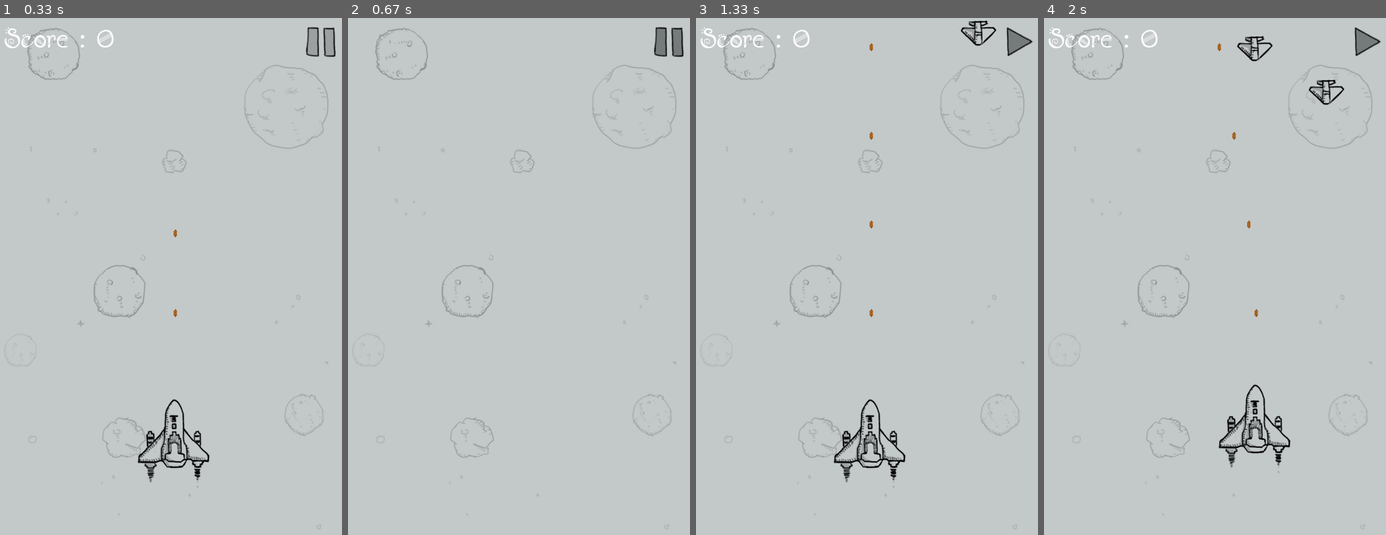
Above: before the commit, frames 1-4 (left to right).
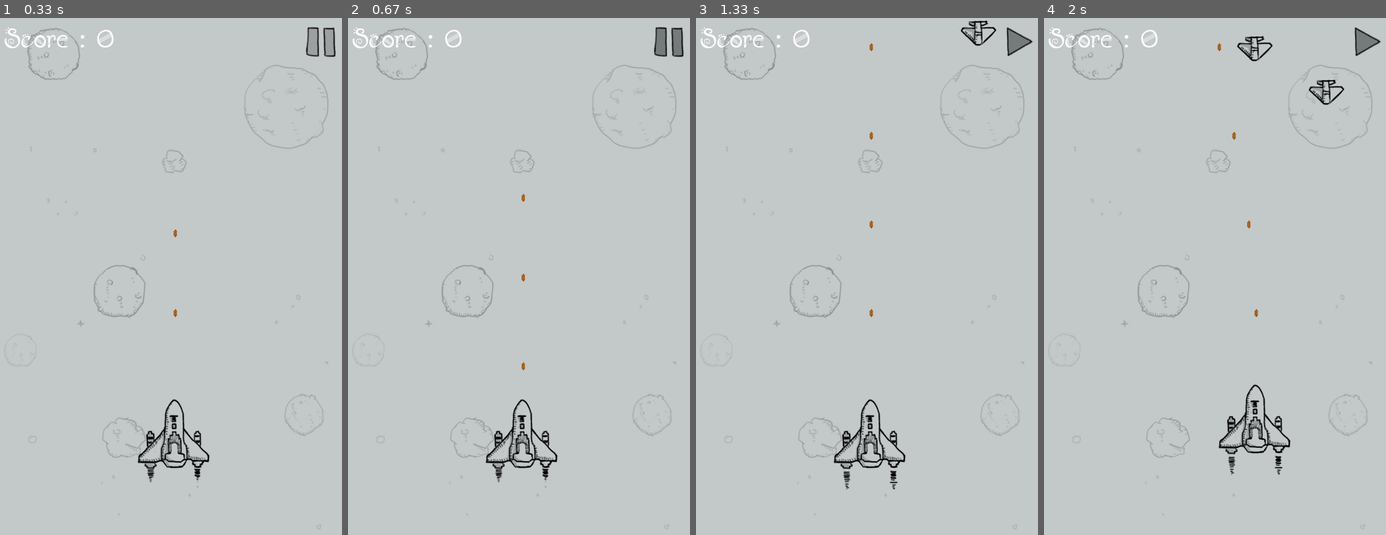
Above: after the commit, the same moments.

Repository: yuyi1266173/AircraftWar_PyGame
Game: pygame game, started from main.py
Same seed, same stepped clock (60 frames per second), same inputs: the game is played once before the commit and once after it.
Inputs (mouse positions are in pixels of both pictures, inside the frame that each line leads up to):
- Up to frame 1 (0.33 s): no input
- Up to frame 2 (0.67 s): click (669, 43) at 0.38 s
- Up to frame 3 (1.33 s): click (1017, 43) at 0.88 s
- Up to frame 4 (2 s): hold Right 1.33-1.8 s; hold Up from 1.83 s (still down)

Frame 1 is identical in both runs. In frame 2, 1.2% of the frame differs, in the area x 1-62%, y 1-91%; in frame 3, 0.1%; in frame 4, 0.1%.

Commit message:
change for pause

Diff:
--- a/main.py
+++ b/main.py
@@ -110,6 +110,12 @@
 			elif event.type == MOUSEBUTTONDOWN:
 				if event.button == 1 and paused_rect.collidepoint(event.pos):
 					paused = not paused
+
+					if paused:
+						pygame.mixer.music.pause()
+					else:
+						pygame.mixer.music.unpause()
+
 			elif event.type == MOUSEMOTION:
 				if paused_rect.collidepoint(event.pos):
 					if paused:
@@ -145,11 +151,17 @@
 					bullet1[bullet1_index].reset(me.rect.midtop)
 					bullet1_index = (bullet1_index + 1) % BULLET1_NUM
 
-			for b in bullet1:
-				if b.active:
+		if paused:
+			switch_image = False
+
+		for b in bullet1:
+			if b.active:
+				if not paused:
 					b.move()
-					screen.blit(b.image, b.rect)
-
+
+				screen.blit(b.image, b.rect)
+
+				if not paused:
 					enemy_hit = pygame.sprite.spritecollide(b, enemies, False, pygame.sprite.collide_mask)
 
 					if enemy_hit:
@@ -165,77 +177,80 @@
 							else:
 								e.active = False
 
-			for enemy in big_enemies:
-				if enemy.active:
+		for enemy in big_enemies:
+			if enemy.active:
+				if not paused:
 					enemy.move()
 
-					if enemy.hit:
-						screen.blit(enemy.image_hit, enemy.rect)
-						enemy.hit = False
-					else:
-						if switch_image:
-							screen.blit(enemy.image1, enemy.rect)
-						else:
-							screen.blit(enemy.image2, enemy.rect)
-
-					pygame.draw.line(screen, (0, 0, 0),\
-					 (enemy.rect.left, enemy.rect.top-5), (enemy.rect.right, enemy.rect.top-5), 2)
-					energy_remain = enemy.energy / BigEnemy.energy
-					if energy_remain > 0.2:
-						energy_color = (0, 255, 0)
-					else:
-						energy_color = (255, 0, 0)
-
-					pygame.draw.line(screen, energy_color, (enemy.rect.left, enemy.rect.top-5),\
-					    (enemy.rect.left+energy_remain*enemy.rect.width, enemy.rect.top-5), 2)
-
-					if enemy.rect.bottom == -50:
-						enemy3_fly_sound.play()
-				else:
-					if enemy.destroy(screen, enemy3_down_sound):
-						score += 10000
-
-			for enemy in mid_enemies:
-				if enemy.active:
+				if enemy.hit:
+					screen.blit(enemy.image_hit, enemy.rect)
+					enemy.hit = False
+				else:
+					if switch_image:
+						screen.blit(enemy.image1, enemy.rect)
+					else:
+						screen.blit(enemy.image2, enemy.rect)
+
+				pygame.draw.line(screen, (0, 0, 0),\
+				 (enemy.rect.left, enemy.rect.top-5), (enemy.rect.right, enemy.rect.top-5), 2)
+				energy_remain = enemy.energy / BigEnemy.energy
+				if energy_remain > 0.2:
+					energy_color = (0, 255, 0)
+				else:
+					energy_color = (255, 0, 0)
+
+				pygame.draw.line(screen, energy_color, (enemy.rect.left, enemy.rect.top-5),\
+				    (enemy.rect.left+energy_remain*enemy.rect.width, enemy.rect.top-5), 2)
+
+				if enemy.rect.bottom == -50:
+					enemy3_fly_sound.play()
+			else:
+				if enemy.destroy(screen, enemy3_down_sound):
+					score += 10000
+
+		for enemy in mid_enemies:
+			if enemy.active:
+				if not paused:
 					enemy.move()
 
-					if enemy.hit:
-						screen.blit(enemy.image_hit, enemy.rect)
-						enemy.hit = False
-					else:
-						screen.blit(enemy.image, enemy.rect)
-
-					pygame.draw.line(screen, (0, 0, 0),\
-					 (enemy.rect.left, enemy.rect.top-5), (enemy.rect.right, enemy.rect.top-5), 2)
-					energy_remain = enemy.energy / MidEnemy.energy
-					if energy_remain > 0.2:
-						energy_color = (0, 255, 0)
-					else:
-						energy_color = (255, 0, 0)
-					pygame.draw.line(screen, energy_color, (enemy.rect.left, enemy.rect.top-5),\
-					    (enemy.rect.left+energy_remain*enemy.rect.width, enemy.rect.top-5), 2)
-				else:
-					if enemy.destroy(screen, enemy2_down_sound):
-						score += 5000
-
-			for enemy in small_enemies:
-				if enemy.active:
+				if enemy.hit:
+					screen.blit(enemy.image_hit, enemy.rect)
+					enemy.hit = False
+				else:
+					screen.blit(enemy.image, enemy.rect)
+
+				pygame.draw.line(screen, (0, 0, 0),\
+				 (enemy.rect.left, enemy.rect.top-5), (enemy.rect.right, enemy.rect.top-5), 2)
+				energy_remain = enemy.energy / MidEnemy.energy
+				if energy_remain > 0.2:
+					energy_color = (0, 255, 0)
+				else:
+					energy_color = (255, 0, 0)
+				pygame.draw.line(screen, energy_color, (enemy.rect.left, enemy.rect.top-5),\
+				    (enemy.rect.left+energy_remain*enemy.rect.width, enemy.rect.top-5), 2)
+			else:
+				if enemy.destroy(screen, enemy2_down_sound):
+					score += 5000
+
+		for enemy in small_enemies:
+			if enemy.active:
+				if not paused:
 					enemy.move()
-					screen.blit(enemy.image, enemy.rect)
-				else:
-					if enemy.destroy(screen, enemy1_down_sound):
-						score += 1000
-
-			if me.active:
-				if switch_image:
-					screen.blit( me.image1, me.rect )
-				else:
-					screen.blit( me.image2, me.rect )
-			else:
-				me.destroy(screen, me_down_sound)
-
-			score_text = score_font.render("Score : %s" % str(score), True, (255, 255, 255) )
-			screen.blit(score_text, (10, 5))
+				screen.blit(enemy.image, enemy.rect)
+			else:
+				if enemy.destroy(screen, enemy1_down_sound):
+					score += 1000
+
+		if me.active:
+			if switch_image:
+				screen.blit( me.image1, me.rect )
+			else:
+				screen.blit( me.image2, me.rect )
+		else:
+			me.destroy(screen, me_down_sound)
+
+		score_text = score_font.render("Score : %s" % str(score), True, (255, 255, 255) )
+		screen.blit(score_text, (10, 5))
 
 		screen.blit(paused_image, paused_rect)
 
